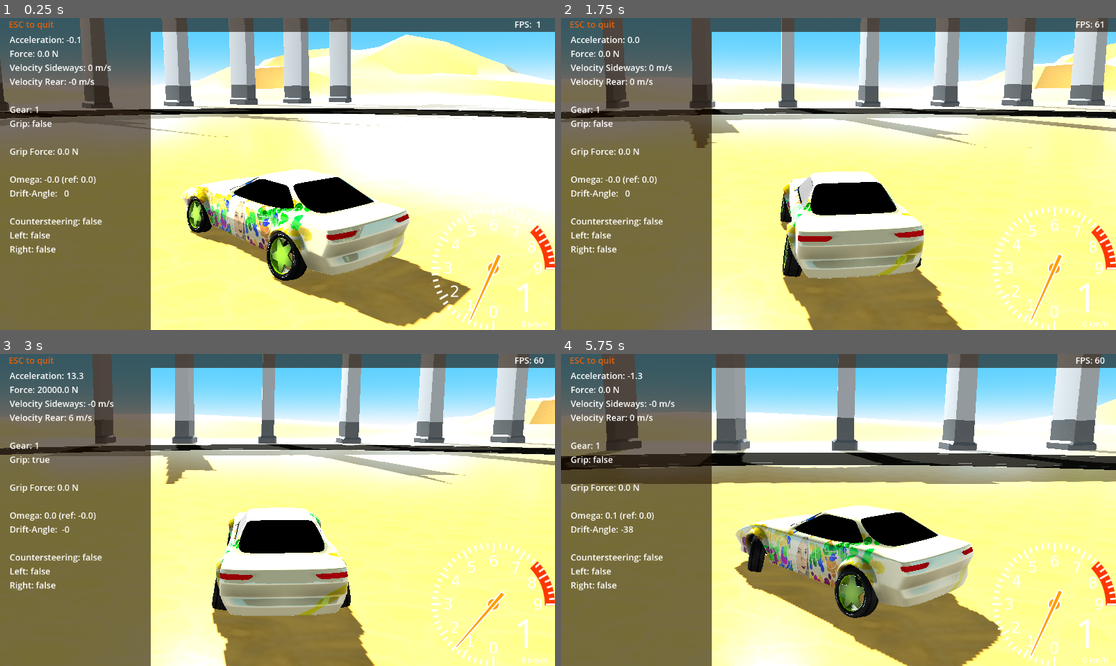
Above: before the commit, frames 1-4 (two rows, left to right).
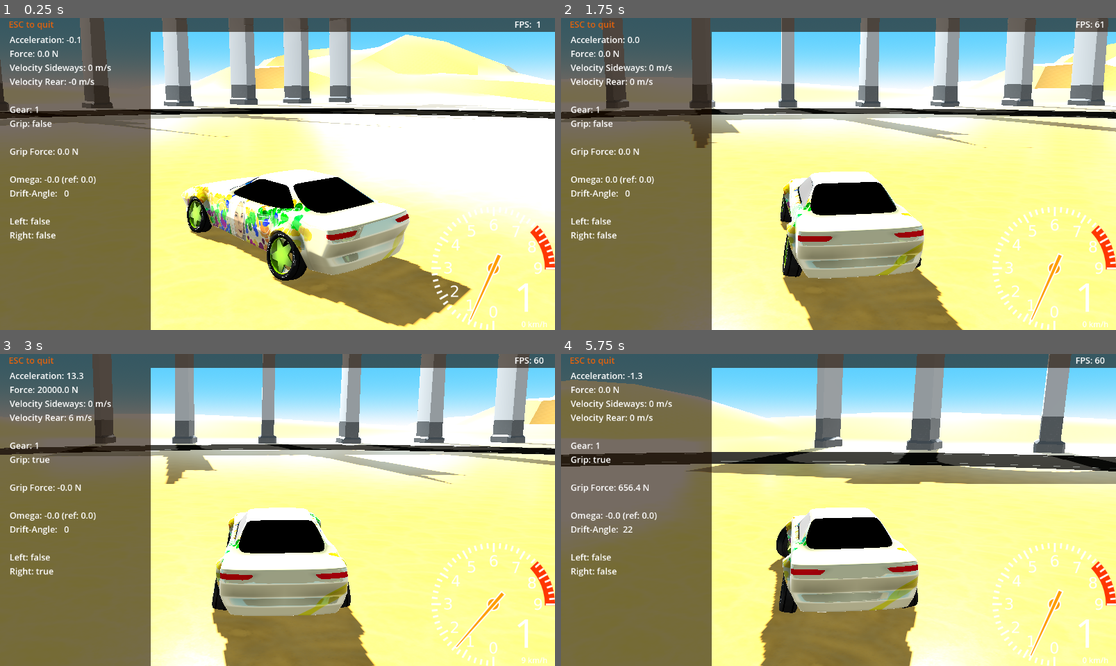
Above: after the commit, the same moments.

Repository: tomaga-dev/DriftCarG4
Game: Godot game, scene res://Scenes/Start.tscn
The game is run twice, just before and just after one commit, with the same random seed, the same clock (stepped at 60 frames per second) and the same inputs.
Inputs:
- Up to frame 1 (0.25 s): no input
- Up to frame 2 (1.75 s): hold Right (controller_right) 0.53-1.28 s; hold Down (controller_brake) from 1.28 s (still down)
- Up to frame 3 (3 s): release Down (controller_brake) at 2.03 s; hold Right (controller_right) 2.03-2.78 s; hold Up (controller_accelerate) from 2.78 s (still down)
- Up to frame 4 (5.75 s): release Up (controller_accelerate) at 3.53 s; hold Left (controller_left) 3.53-5.03 s; hold Down (controller_brake) from 5.03 s (still down)

The runs differ from the first frame. In frame 1, 0.4% of the frame differs, in the area x 1-19%, y 63-76%; in frame 2, 0.5%; in frame 3, 0.6%; in frame 4, 44%, in the area x 0-100%, y 0-100%.

Commit message:
Improved drift controls
It is still lift-of-oversteer but the transitions are much smoother now.
When you release the accelerator, the car does not immediately
oversteer. Instead it starts to drift when you still press the steering
button and the accelerator at the same time.

Diff:
--- a/Drift Car/Scenes/Start.gd
+++ b/Drift Car/Scenes/Start.gd
@@ -28,7 +28,6 @@
 	var omega_reference = car.omega_reference
 	var omega_measurement = car.angular_velocity.y
 	var drift_angle = car.vehicle_state.drift_angle_measurement
-	var countersteering = car.driver.did_counter_steer
 	var cornering_left = car.is_cornering_left
 	var cornering_right = car.is_cornering_right
 	var format = "FPS: %2.0f"
@@ -42,7 +41,6 @@
 	format += "Grip Force: %.1f N\n\n"
 	format += "Omega: %.1f (ref: %.1f)\n"
 	format += "Drift-Angle: %3.0f\n\n"
-	format += "Countersteering: %s\n"
 	format += "Left: %s\nRight: %s\n"
-	status_text = format % [acceleration, force, velocity_sideways, velocity_rear_axis, gear, grip, grip_force, omega_measurement, omega_reference, rad_to_deg(drift_angle), countersteering, cornering_left, cornering_right]
+	status_text = format % [acceleration, force, velocity_sideways, velocity_rear_axis, gear, grip, grip_force, omega_measurement, omega_reference, rad_to_deg(drift_angle), cornering_left, cornering_right]
 	debug_label.text = status_text
--- a/Drift Car/Scenes/VehicleController/Driver/driver.gd
+++ b/Drift Car/Scenes/VehicleController/Driver/driver.gd
@@ -2,16 +2,13 @@
 
 class_name Driver
 
-var did_steer: bool
 var did_steer_left: bool
 var did_steer_right: bool
 var did_accelerate: bool
 var did_brake: bool
 var did_reverse: bool
-var did_counter_steer: bool
 
 func start_query():
-	did_steer = false
 	did_steer_left = false
 	did_steer_right = false
 	did_accelerate = false
@@ -20,11 +17,9 @@
 
 func turn_left():
 	did_steer_left = true
-	did_steer = true
 
 func turn_right():
 	did_steer_right = true
-	did_steer = true
 
 func accelerate():
 	did_accelerate = true
--- a/Drift Car/Scenes/VehicleController/OmegaCurve.tres
+++ b/Drift Car/Scenes/VehicleController/OmegaCurve.tres
@@ -1,4 +1,5 @@
 [gd_resource type="Curve" format=3 uid="uid://v2jpbw78hfm"]
 
 [resource]
-_data = [Vector2(0, 0), 0.0, 0.0, 0, 0, Vector2(0.10241, 1), 0.0, 0.0, 0, 0]
+_data = [Vector2(0.85, 0), 0.0, 0.0, 0, 0, Vector2(1, 1), 0.0, 0.0, 0, 0]
+point_count = 2
--- a/Drift Car/Scenes/VehicleController/VehicleController.gd
+++ b/Drift Car/Scenes/VehicleController/VehicleController.gd
@@ -76,7 +76,6 @@
 	sound_emitter.update_motor_sound(self)
 	emit_signal("query_driver", self, rev_normalized)
 	if !on_ground:
-		has_grip = false
 		grip_force = steering_controller.reset()
 		drift_controller.reset()
 		grip_controller.reset()
@@ -90,26 +89,29 @@
 	var steering: float = vehicle_state.drift_angle_measurement
 	turn_radius = get_turn_radius(vehicle_velocity_magnitude)
 	if driver.did_accelerate:
-		if vehicle_state.drift_angle_measurement > deg_to_rad(-max_grip_angle_degree) && vehicle_state.drift_angle_measurement < deg_to_rad(max_grip_angle_degree):
-			has_grip = true
+		if driver.did_steer_left:
+			if is_cornering_left:
+				has_grip = false
+		else: if driver.did_steer_right:
+			if is_cornering_right:
+				has_grip = false
+		else:
+			if vehicle_state.drift_angle_measurement > deg_to_rad(-max_grip_angle_degree) && vehicle_state.drift_angle_measurement < deg_to_rad(max_grip_angle_degree):
+				has_grip = true
+	else:
+		if driver.did_steer_left:
+			is_cornering_left = true
+		else: if driver.did_steer_right:
+			is_cornering_right = true
+		else:
 			is_cornering_left = false
 			is_cornering_right = false
-	else:
-		if !driver.did_steer:
-			is_cornering_left = false
-			is_cornering_right = false
-		if driver.did_steer_left:
-			if has_grip:
-				is_cornering_left = true
-		if driver.did_steer_right:
-			if has_grip:
-				is_cornering_right = true
-		has_grip = false
 	if has_grip:
 		drift_controller.reset()
 		grip_controller.reset()
-		adjust_steering(delta, vehicle_rotation)
 		steering = asin(wheelbase / turn_radius)
+		control_omega(delta, vehicle_velocity_magnitude)
+		apply_steering_force(vehicle_rotation)
 	else:
 		steering_controller.reset()
 		if driver.did_accelerate:
@@ -117,7 +119,7 @@
 		else:
 			drift_controller.reset()
 			grip_force = grip_controller.reset()
-			control_omega(vehicle_velocity_magnitude)
+			control_omega(delta, vehicle_velocity_magnitude)
 	if driver.did_accelerate:
 		accelerate()
 		if vehicle_state.velocity_rear_axis < vmax_wheel_spin:
@@ -134,20 +136,16 @@
 	wheel_state.update(delta, vehicle_state.velocity_front_axis, vehicle_state.velocity_rear_axis)
 	update_wheel_rotation(delta, steering)
 
-func adjust_steering(delta: float, vehicle_rotation: Quaternion):
-	driver.did_counter_steer = false
+func control_omega(delta: float, velocity: float):
+	var value: float = omega_curve.sample(velocity)
 	if driver.did_steer_left:
-		omega_reference = lerp(omega_reference, omega_max, 2 * delta)
+		omega_reference = lerp(omega_reference, omega_max * value, 2 * delta)
 	else: if driver.did_steer_right:
-		omega_reference = lerp(omega_reference, -omega_max, 2 * delta)
+		omega_reference = lerp(omega_reference, -omega_max * value, 2 * delta)
 	else:
 		omega_reference = lerp(omega_reference, 0.0, 2 * delta)
-	apply_steering_force(vehicle_rotation)
 
 func apply_steering_force(vehicle_rotation: Quaternion):
-	if !driver.did_accelerate:
-		grip_force = steering_controller.reset()
-		return
 	if !vehicle_state.vehicle_moving_forward:
 		grip_force = steering_controller.reset()
 		return
@@ -157,37 +155,22 @@
 	apply_force(grip_force_vector, offset_drive)
 
 func adjust_cornering(delta: float, vehicle_rotation: Quaternion):
-	if omega_reference > -0.05 && omega_reference < 0.05:
+	if omega_reference > -omega_max && omega_reference < omega_max:
 		is_cornering_left = false
 		is_cornering_right = false
 	if driver.did_steer_left:
 		if is_cornering_right:
-			driver.did_counter_steer = true
-			omega_reference = lerp(omega_reference, omega_max_drift, delta)
-		else:
-			if is_cornering_left:
-				if driver.did_counter_steer:
-					omega_reference = lerp(omega_reference, omega_max_drift, 6 * delta)
-				else:
-					omega_reference = omega_max_drift
-			else:
-				omega_reference = lerp(omega_reference, omega_max_drift, delta)
-	if driver.did_steer_right:
+			omega_reference = lerp(omega_reference, omega_max_drift, 0.5 * delta)
+		else:
+			omega_reference = lerp(omega_reference, omega_max_drift, 5 * delta)
+	else: if driver.did_steer_right:
 		if is_cornering_left:
-			driver.did_counter_steer = true
-			omega_reference = lerp(omega_reference, -omega_max_drift, delta)
-		else:
-			if is_cornering_right:
-				if driver.did_counter_steer:
-					omega_reference = lerp(omega_reference, -omega_max_drift, 6 * delta)
-				else:
-					omega_reference = -omega_max_drift
-			else:
-				omega_reference = lerp(omega_reference, -omega_max_drift, delta)
-	if !is_cornering_left && !is_cornering_right:
-		if !driver.did_steer:
-			omega_reference = lerp(omega_reference, 0.0, 2 * delta)
-			driver.did_counter_steer = false
+			omega_reference = lerp(omega_reference, -omega_max_drift, 0.5 * delta)
+		else:
+			omega_reference = lerp(omega_reference, -omega_max_drift, 5 * delta)
+	else:
+		if !is_cornering_left && !is_cornering_right:
+			omega_reference = lerp(omega_reference, 0.0, 5 * delta)
 	apply_drift_force(vehicle_rotation)
 
 func apply_drift_force(vehicle_rotation: Quaternion):
@@ -208,17 +191,6 @@
 	var direction: Vector3 = vehicle_rotation * Vector3.LEFT
 	var grip_force_vector: Vector3 = direction * grip_force
 	apply_force(grip_force_vector, offset_drive)
-
-func control_omega(velocity: float):
-	var vmax: float = gearbox.get_vmax()
-	var arg: float = velocity / vmax
-	var value: float = omega_curve.sample(arg)
-	if driver.did_steer_left:
-		omega_reference = omega_max * value
-	else: if driver.did_steer_right:
-		omega_reference = -omega_max * value
-	else:
-		omega_reference = 0
 
 func update_wheel_rotation(delta: float, steering: float):
 	fl.rotate_wheel(delta, wheel_state.total_movement_front, steering)
--- a/Drift Car/Scenes/VehicleController/VehicleController.tscn
+++ b/Drift Car/Scenes/VehicleController/VehicleController.tscn
@@ -56,11 +56,13 @@
 
 [node name="GripController" parent="." instance=ExtResource("2_o5eeo")]
 kp = 1000.0
-ki = 10.0
+ki = 30.0
+kd = 400.0
 
 [node name="OmegaController" parent="." instance=ExtResource("2_o5eeo")]
 kp = 50000.0
 ki = 10000.0
+kd = 10000.0
 
 [node name="GearBox" parent="." instance=ExtResource("6_nsme3")]
 
